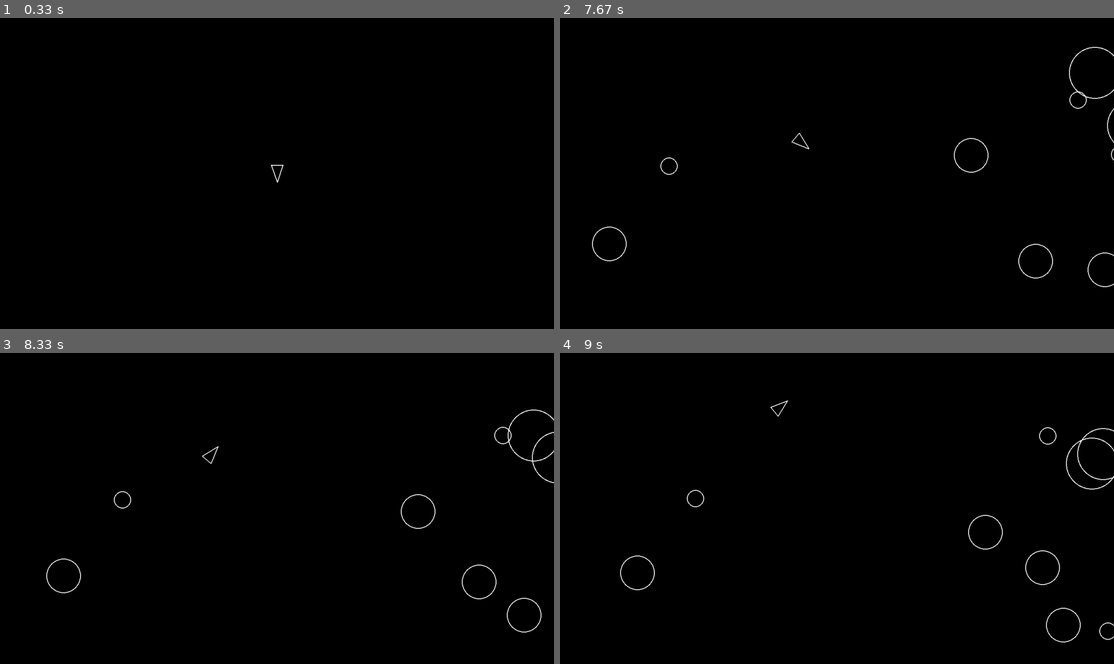
Above: before the commit, frames 1-4 (two rows, left to right).
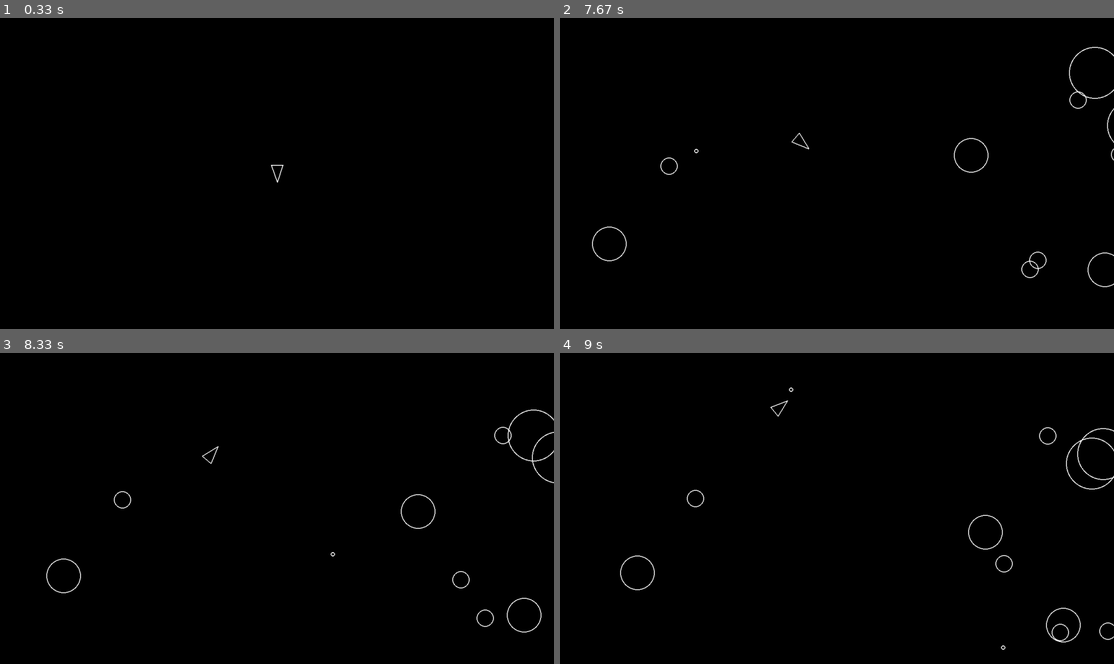
Above: after the commit, the same moments.

Repository: LeFoole/pysteroids
Game: pygame game, started from main.py
Same seed, same stepped clock (60 frames per second), same inputs: the game is played once before the commit and once after it.
Inputs:
- Up to frame 1 (0.33 s): no input
- Up to frame 2 (7.67 s): hold Space 0.33-0.8 s; hold D 0.33-0.8 s; hold D 0.83-1.3 s; hold W 1.33-1.63 s; hold D 1.67-2.13 s; hold A 2.17-2.7 s; hold S 2.73-3.03 s; tap Space at 3.07, 3.47, 3.77, 3.9, 4.3, 4.6, 4.97, 5.37, 5.67, 5.87, 6.17, 6.37, 6.7, 7, 7.2, 7.5 s; hold A 3.4-3.8 s; hold W 3.83-4.2 s; hold D 4.23-4.87 s; hold S 4.9-5.27 s; hold A 5.3-5.77 s; hold D 5.8-6.27 s; hold W 6.3-6.6 s; hold D 6.63-7.1 s; hold A from 7.13 s (still down)
- Up to frame 3 (8.33 s): release A at 7.67 s; hold S 7.7-8 s; tap Space at 7.77, 8.1 s; hold A from 8.03 s (still down)
- Up to frame 4 (9 s): tap Space at 8.4, 8.53, 8.93 s; release A at 8.43 s; hold W 8.47-8.83 s; hold D from 8.87 s (still down)

Frame 1 is identical in both runs. In frame 2, 0.2% of the frame differs, in the area x 24-89%, y 42-84%; in frame 3, 0.2%; in frame 4, 0.2%, in the area x 41-92%, y 11-96%.

Commit message:
Added shot and asteroid destruction + splitting

Diff:
--- a/asteroid.py
+++ b/asteroid.py
@@ -9,6 +9,8 @@
 
     def __init__(self, x, y, radius):
         super().__init__(x, y, radius)
+
+        self.kind = radius / ASTEROID_MIN_RADIUS
 
     def draw(self, screen):
         pygame.draw.circle(screen, "white", self.position, self.radius, 2)
@@ -22,3 +24,19 @@
     def is_out_of_bounds(self):
         return (self.position.x < -ASTEROID_MAX_RADIUS or self.position.x > SCREEN_WIDTH + ASTEROID_MAX_RADIUS
                 or self.position.y < -ASTEROID_MAX_RADIUS or self.position.y > SCREEN_HEIGHT + ASTEROID_MAX_RADIUS)
+
+    def destroy(self):
+        #Subdivide if possible, kill if smallest
+        if self.kind > 1:
+            self.split()
+
+        self.kill()
+
+    def split(self):
+            radius = ASTEROID_MIN_RADIUS * (self.kind - 1)
+            direction = pygame.Vector2(0,1).rotate(random.randint(0,360))
+            pos = self.position + direction
+            asteroid_1 = Asteroid(pos.x + radius, pos.y, radius)
+            asteroid_1.velocity = direction * random.randint(40, 100)
+            asteroid_2 = Asteroid(pos.x - radius, pos.y,  radius)
+            asteroid_2.velocity = -direction * random.randint(40, 100)
--- a/circleshape.py
+++ b/circleshape.py
@@ -17,12 +17,23 @@
 
     def draw(self, screen):
         #sub-classes must override
-        pass
+        raise NotImplementedError
 
 
     def update(self, dt):
         #sub-classes must override
-        pass
+        raise NotImplementedError
+
+    def destroy(self):
+        #sub-classes must override
+        raise NotImplementedError
+
 
     def detect_collision(self, other):
         return pygame.Vector2.distance_to(self.position, other.position) < self.radius + other.radius
+
+    def detect_collision_group(self, group):
+        for obj in group:
+            if self.detect_collision(obj):
+                obj.destroy()
+                self.destroy()
--- a/constants.py
+++ b/constants.py
@@ -9,3 +9,7 @@
 PLAYER_RADIUS = 20
 PLAYER_TURN_SPEED = 300
 PLAYER_MOVE_SPEED = 300
+
+SHOT_RADIUS = 5
+SHOT_SPEED = 500
+SHOT_FIRING_RATE = 0.5 # seconds
--- a/main.py
+++ b/main.py
@@ -3,6 +3,7 @@
 
 from constants import *
 from player import Player
+from shot import Shot
 from asteroid import Asteroid
 from asteroidfield import AsteroidField
 
@@ -18,9 +19,11 @@
     updatable = pygame.sprite.Group()
     drawable = pygame.sprite.Group()
     asteroids = pygame.sprite.Group()
+    shot = pygame.sprite.Group()
 
     Player.containers = (updatable, drawable)
     player = Player(SCREEN_WIDTH/2, SCREEN_HEIGHT/2)
+    Shot.containers = (shot, updatable, drawable)
 
     AsteroidField.containers = (updatable)
     Asteroid.containers = (asteroids, updatable, drawable)
@@ -43,6 +46,7 @@
             if obj.detect_collision(player):
                 print("Game Over!")
                 sys.exit()
+            obj.detect_collision_group(shot)
 
         #Refresh the screen after everything was updated
         pygame.display.flip()
--- a/player.py
+++ b/player.py
@@ -2,6 +2,7 @@
 
 from constants import *
 import circleshape
+import shot
 
 class Player(circleshape.CircleShape):
     'Player class'
@@ -10,15 +11,26 @@
         super().__init__(x, y, PLAYER_RADIUS)
 
         self.rotation = 0
+        self.last_shot = 0
 
     def draw(self, screen):
         #Draw Player based on self.triangle() points
         pygame.draw.polygon(screen, "white", self.triangle(), 2)
 
     def update(self, dt):
+        #Count weapon cooldown
+        self.last_shot += dt
+
         #Perform Player logic
-        pressed_keys = pygame.key.get_pressed()
+        self.process_input(dt, pygame.key.get_pressed())
 
+
+    def process_input(self, dt, pressed_keys):
+        self.process_movement_input(dt, pressed_keys)
+        self.process_action_input(dt, pressed_keys)
+
+
+    def process_movement_input(self, dt, pressed_keys):
         if pressed_keys[pygame.K_a]:
             self.rotate(-dt)
         if pressed_keys[pygame.K_d]:
@@ -27,15 +39,25 @@
             self.move(dt)
         if pressed_keys[pygame.K_s]:
             self.move(-dt)
-        pass
+
+
+    def process_action_input(self, dt, pressed_keys):
+        if pressed_keys[pygame.K_SPACE]:
+            if self.last_shot < SHOT_FIRING_RATE:
+                return
+            self.last_shot = 0
+            shot.Shot(self.gun_point.x, self.gun_point.y, pygame.Vector2(0, 1).rotate(self.rotation))
+
 
     def rotate(self, dt):
         self.rotation += PLAYER_TURN_SPEED * dt
+
 
     def move(self, dt):
         #Get Player direction
         forward = pygame.Vector2(0, 1).rotate(self.rotation)
         self.position += forward * PLAYER_MOVE_SPEED * dt
+
 
     def triangle(self):
         #Get the points of the triangle that represent the Player
@@ -44,4 +66,9 @@
         a = self.position + forward * self.radius
         b = self.position - forward * self.radius - right
         c = self.position - forward * self.radius + right
+        self.gun_point = a
         return [a, b, c]
+
+    def destroy(self):
+        print("Game Over!")
+        #Visually explode the ship
--- /dev/null
+++ b/shot.py
@@ -0,0 +1,24 @@
+import pygame
+
+from constants import *
+import circleshape
+
+
+class Shot(circleshape.CircleShape):
+    ''
+
+    def __init__(self, x, y, direction):
+        super().__init__(x, y, SHOT_RADIUS)
+
+        self.forward = direction
+
+
+    def draw(self, screen):
+        pygame.draw.circle(screen, "white", self.position, self.radius, 2)
+
+
+    def update(self, dt):
+        self.position += self.forward * SHOT_SPEED * dt
+
+    def destroy(self):
+        self.kill()
